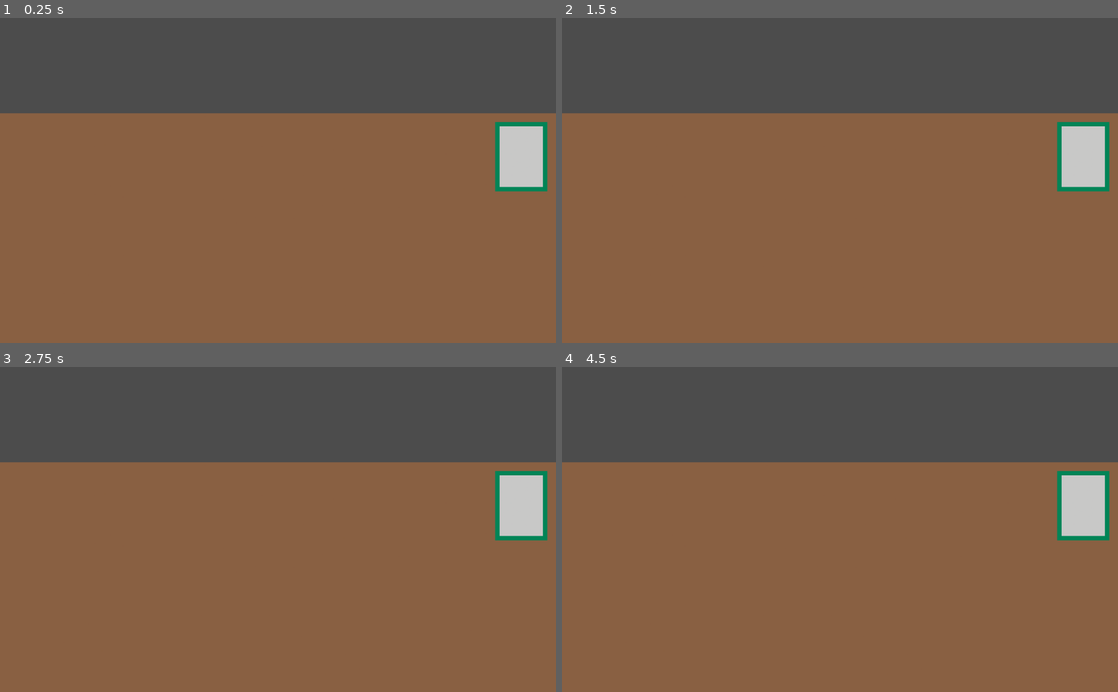
Above: before the commit, frames 1-4 (two rows, left to right).
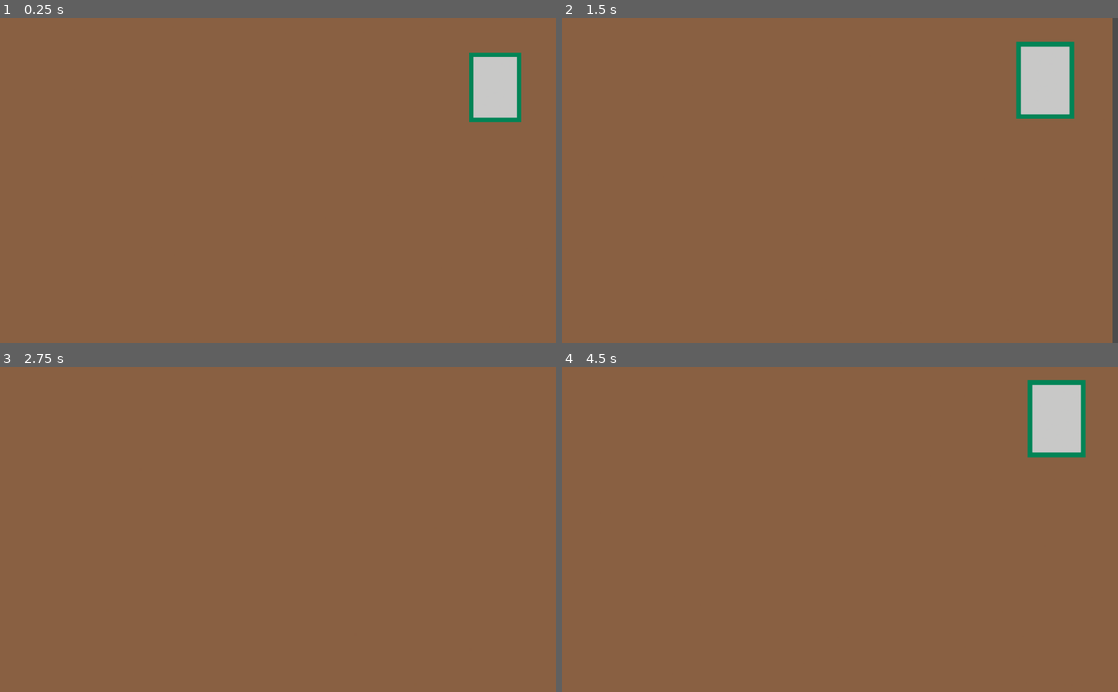
Above: after the commit, the same moments.

Repository: emshuttles/gamedevtv-gamejam-2023
Game: Godot game, scene res://src/objects/Office.tscn
Same seed, same stepped clock (60 frames per second), same inputs: the game is played once before the commit and once after it.
Inputs (mouse positions are in pixels of both pictures, inside the frame that each line leads up to):
- Up to frame 1 (0.25 s): no input
- Up to frame 2 (1.5 s): tap Enter at 0.5 s; move the mouse to (1084, 157) at 0.52 s; hold Right mouse button (zoom, bound only after the commit) 0.53-1.28 s; click (1084, 157) at 0.6 s; tap Space at 1.25 s; move the mouse to (728, 196) at 1.27 s; right-click (728, 196) at 1.35 s
- Up to frame 3 (2.75 s): click (166, 545) at 1.55 s; tap Enter at 2 s; move the mouse to (333, 458) at 2.02 s; hold Right mouse button (zoom, bound only after the commit) from 2.03 s (still down); click (333, 458) at 2.1 s
- Up to frame 4 (4.5 s): tap Space at 2.75, 4.25 s; move the mouse to (812, 594) at 2.77 s; release Right mouse button (zoom, bound only after the commit) at 2.78 s; right-click (812, 594) at 2.85 s; click (812, 594) at 3.05 s; tap Enter at 3.5 s; move the mouse to (1006, 578) at 3.52 s; hold Right mouse button (zoom, bound only after the commit) 3.53-4.28 s; click (1006, 578) at 3.6 s; move the mouse to (673, 480) at 4.27 s; right-click (673, 480) at 4.35 s

The runs differ from the first frame. In frame 1, 32% of the frame differs, in the area x 0-100%, y 0-54%; in frame 2, 32%, in the area x 0-100%, y 0-100%; in frame 3, 31%; in frame 4, 31%.

Commit message:
Add zoom; click and drag mostly works when papers are stacked

Diff:
--- a/project.godot
+++ b/project.godot
@@ -29,6 +29,11 @@
 "events": [ Object(InputEventMouseButton,"resource_local_to_scene":false,"resource_name":"","device":0,"alt":false,"shi …(212 unchanged characters)…
  ]
 }
+zoom={
+"deadzone": 0.5,
+"events": [ Object(InputEventMouseButton,"resource_local_to_scene":false,"resource_name":"","device":0,"alt":false,"shift":false,"control":false,"meta":false,"command":false,"button_mask":0,"position":Vector2( 0, 0 ),"global_position":Vector2( 0, 0 ),"factor":1.0,"button_index":2,"pressed":false,"doubleclick":false,"script":null)
+ ]
+}
 
 [physics]
 
--- a/src/objects/Office.tscn
+++ b/src/objects/Office.tscn
@@ -1,24 +1,31 @@
-[gd_scene load_steps=5 format=2]
+[gd_scene load_steps=6 format=2]
 
 [ext_resource path="res://src/objects/office.gd" type="Script" id=1]
 [ext_resource path="res://src/objects/desk/Desk.tscn" type="PackedScene" id=2]
 [ext_resource path="res://src/objects/desk/Tray.tscn" type="PackedScene" id=3]
-[ext_resource path="res://src/objects/desk/LittlePaper.tscn" type="PackedScene" id=4]
+[ext_resource path="res://src/objects/desk/Paper.tscn" type="PackedScene" id=4]
+[ext_resource path="res://src/objects/ZoomingCamera.tscn" type="PackedScene" id=5]
 
 [node name="Office" type="Node"]
 script = ExtResource( 1 )
 
+[node name="ZoomingCamera" parent="." instance=ExtResource( 5 )]
+position = Vector2( 512, 300 )
+
 [node name="Desk" parent="." instance=ExtResource( 2 )]
-position = Vector2( 512, 384 )
+position = Vector2( 512, 300 )
 __meta__ = {
 "_edit_lock_": true
 }
 
 [node name="Inbox" parent="." instance=ExtResource( 3 )]
-position = Vector2( 960, 256 )
+position = Vector2( 912, 128 )
 __meta__ = {
 "_edit_lock_": true
 }
 
 [node name="Evaluation" parent="." instance=ExtResource( 4 )]
-position = Vector2( 960, 256 )
+position = Vector2( 912, 128 )
+
+[node name="Evaluation2" parent="." instance=ExtResource( 4 )]
+position = Vector2( 912, 128 )
--- /dev/null
+++ b/src/objects/ZoomingCamera.tscn
@@ -0,0 +1,9 @@
+[gd_scene load_steps=2 format=2]
+
+[ext_resource path="res://src/objects/zooming_camera.gd" type="Script" id=1]
+
+[node name="ZoomingCamera" type="Camera2D"]
+current = true
+script = ExtResource( 1 )
+
+[node name="Tween" type="Tween" parent="."]
--- a/src/objects/desk/Magnifier.tscn
+++ /dev/null
@@ -1,3 +0,0 @@
-[gd_scene format=2]
-
-[node name="Magnifier" type="Area2D"]
--- a/src/objects/desk/LittlePaper.tscn
+++ b/src/objects/desk/Paper.tscn
@@ -1,7 +1,7 @@
 [gd_scene load_steps=4 format=2]
 
 [ext_resource path="res://assets/images/paper.png" type="Texture" id=1]
-[ext_resource path="res://src/objects/desk/little_paper.gd" type="Script" id=2]
+[ext_resource path="res://src/objects/desk/paper.gd" type="Script" id=2]
 
 [sub_resource type="RectangleShape2D" id=1]
 extents = Vector2( 40, 56 )
@@ -16,6 +16,5 @@
 visible = false
 shape = SubResource( 1 )
 
-[connection signal="input_event" from="." to="." method="_on_LittlePaper_input_event"]
 [connection signal="mouse_entered" from="." to="." method="_on_LittlePaper_mouse_entered"]
 [connection signal="mouse_exited" from="." to="." method="_on_LittlePaper_mouse_exited"]
--- a/src/objects/desk/Workspace.tscn
+++ /dev/null
@@ -1,9 +0,0 @@
-[gd_scene load_steps=2 format=2]
-
-[ext_resource path="res://assets/images/workspace.png" type="Texture" id=1]
-
-[node name="Workspace" type="Node2D"]
-
-[node name="Sprite" type="Sprite" parent="."]
-position = Vector2( 512, 304 )
-texture = ExtResource( 1 )
--- a/src/objects/desk/little_paper.gd
+++ /dev/null
@@ -1,23 +0,0 @@
-extends Area2D
-
-
-var _is_held := false
-
-
-func _unhandled_input(event: InputEvent) -> void:
-	if event is InputEventMouseMotion:
-		event = event as InputEventMouseMotion
-		if _is_held:
-			global_position = event.global_position
-			get_tree().set_input_as_handled()
-
-
-# TODO: Need to keep paper on desk, not just in window
-func _on_LittlePaper_input_event(viewport: Node, event: InputEvent, shape_idx: int) -> void:
-	if event is InputEventMouseButton:
-		event = event as InputEventMouseButton
-		_is_held = event.pressed
-		var mouse_mode: int = (Input.MOUSE_MODE_CONFINED
-				if event.pressed
-				else Input.MOUSE_MODE_VISIBLE)
-		Input.mouse_mode = mouse_mode
--- /dev/null
+++ b/src/objects/desk/paper.gd
@@ -0,0 +1,31 @@
+extends Area2D
+
+
+var _is_mouse_inside := false
+var _is_held := false
+var _click_position: Vector2
+
+
+func _unhandled_input(event: InputEvent) -> void:
+	if _is_mouse_inside and event.is_action("select"):
+		event = event as InputEventMouseButton
+		_is_held = event.pressed
+		var mouse_mode: int = (Input.MOUSE_MODE_CONFINED
+				if event.pressed
+				else Input.MOUSE_MODE_VISIBLE)
+		Input.mouse_mode = mouse_mode
+		_click_position = get_local_mouse_position()
+		get_tree().set_input_as_handled()
+	elif event is InputEventMouseMotion:
+		event = event as InputEventMouseMotion
+		if _is_held:
+			global_position = event.position - _click_position
+			get_tree().set_input_as_handled()
+
+
+func _on_LittlePaper_mouse_entered() -> void:
+	_is_mouse_inside = true
+
+
+func _on_LittlePaper_mouse_exited() -> void:
+	_is_mouse_inside = false
--- /dev/null
+++ b/src/objects/zooming_camera.gd
@@ -0,0 +1,48 @@
+extends Camera2D
+
+
+const CENTER_POSITION := Vector2(512, 300)
+
+export var zoom_level := 0.25
+export var zoom_duration := 0.2
+
+var _is_zoomed := false
+
+onready var tween: Tween = $Tween
+
+
+func _unhandled_input(event: InputEvent) -> void:
+	if event.is_action_pressed("zoom"):
+		event = event as InputEventMouseButton
+		_zoom(event.global_position)
+
+
+func _zoom(click_position: Vector2) -> void:
+	_is_zoomed = not _is_zoomed
+	var new_zoom_level: float = zoom_level if _is_zoomed else 1.0
+	tween.interpolate_property(
+		self,
+		"zoom",
+		zoom,
+		Vector2(new_zoom_level, new_zoom_level),
+		zoom_duration,
+		tween.TRANS_SINE,
+		tween.EASE_OUT
+	)
+	var zoom_position: Vector2 = _calculate_zoom_position(click_position)
+	var new_position: Vector2 = zoom_position if _is_zoomed else CENTER_POSITION
+	tween.interpolate_property(
+		self,
+		"global_position",
+		global_position,
+		new_position,
+		zoom_duration,
+		tween.TRANS_SINE,
+		tween.EASE_OUT
+	)
+	tween.start()
+
+
+# TODO: To stop seeing beyond the desk when zoomed in
+func _calculate_zoom_position(click_position: Vector2) -> Vector2:
+	return click_position
Binary file changed: assets/images/desk.png
